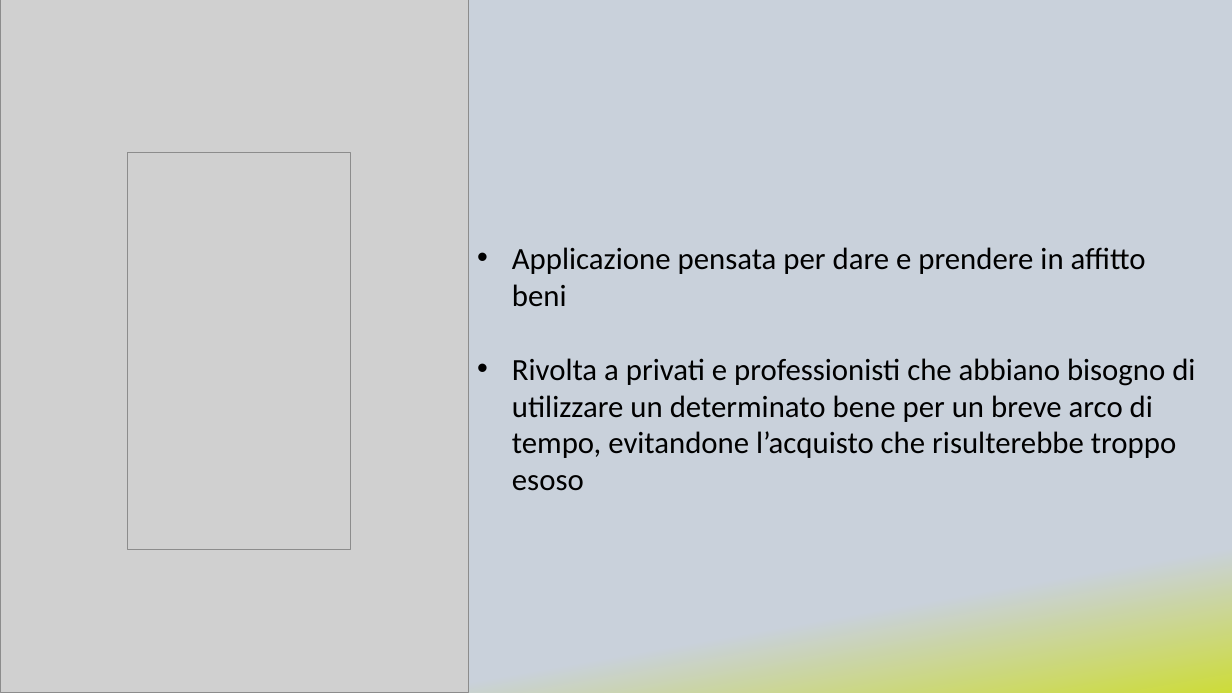
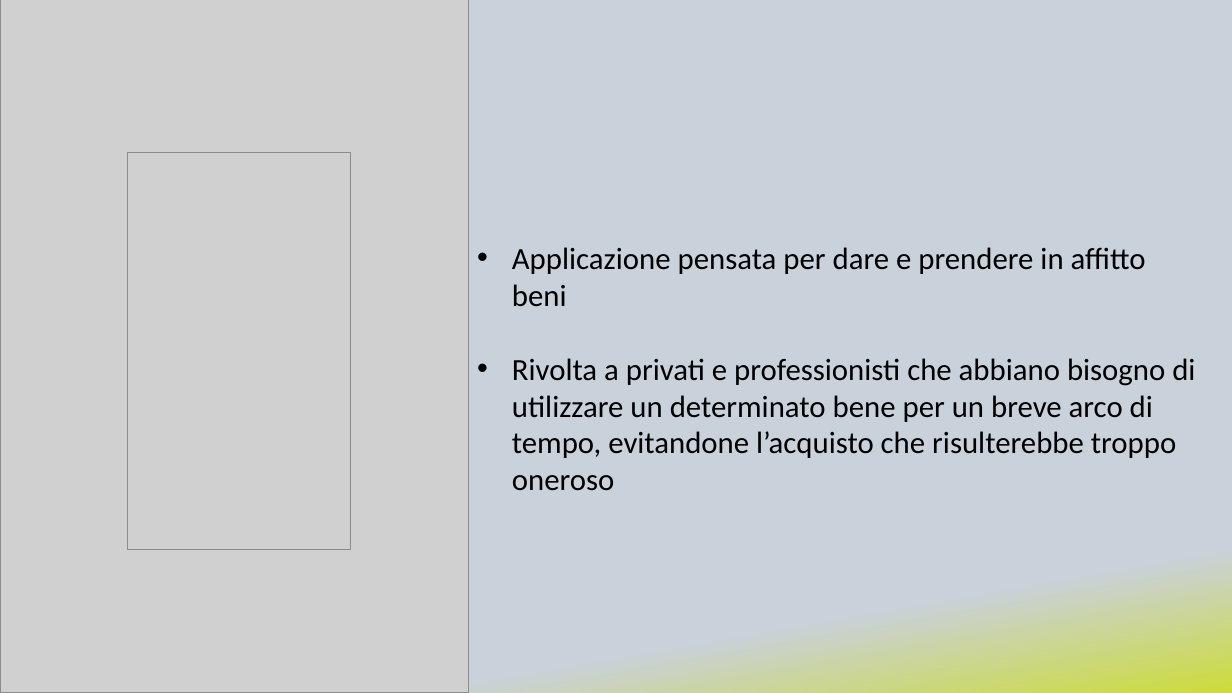
Before and after one commit to Dr-Dd/RentIT, a slide deck: slide 2 of mockup/presentazione.pptx. Drawn at 1232x693 pixels with LibreOffice and Linux fonts; fonts in the diff are those of the drawing; grey boxes stand for pictures. Boxes give left, top, right and bottom in pixels: in the first picture for what was removed or moved away, otherwise in the second. Text is boxed around its words. In the diff, an @@ line names an element or a change of style, - is before the commit and + after.

```diff
--- a/mockup/presentazione.pptx
+++ b/mockup/presentazione.pptx
@@ text at [512,358,1195,491]: text changed @@
-• Rivolta a privati e professionisti che abbiano bisogno di utilizzare un determinato bene per un breve arco di tempo, evitandone l’acquisto che risulterebbe troppo esoso
+• Rivolta a privati e professionisti che abbiano bisogno di utilizzare un determinato bene per un breve arco di tempo, evitandone l’acquisto che risulterebbe troppo oneroso
```
Also in this commit, not shown: 1 other slide changed, 1 other file.
